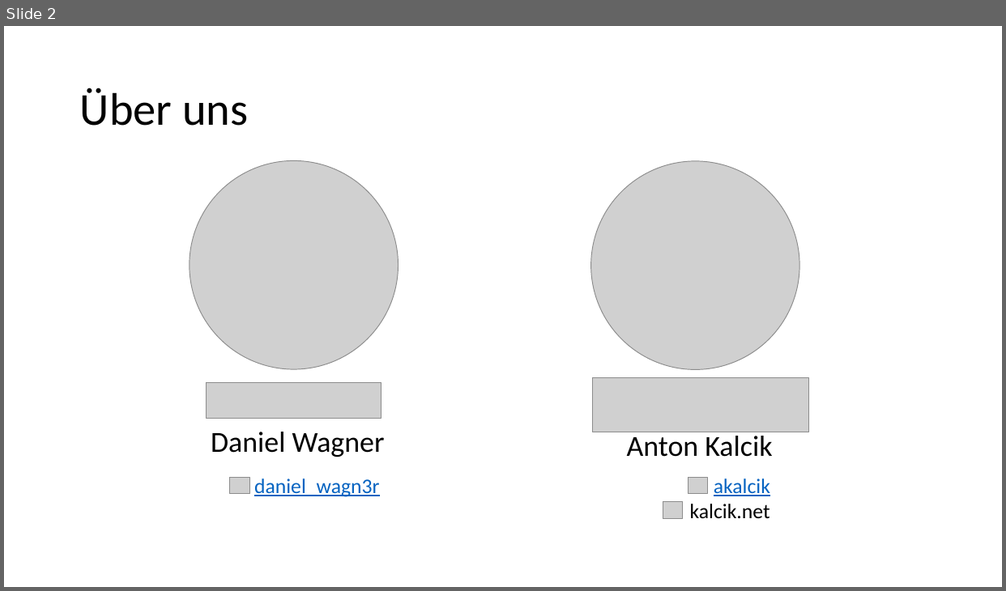
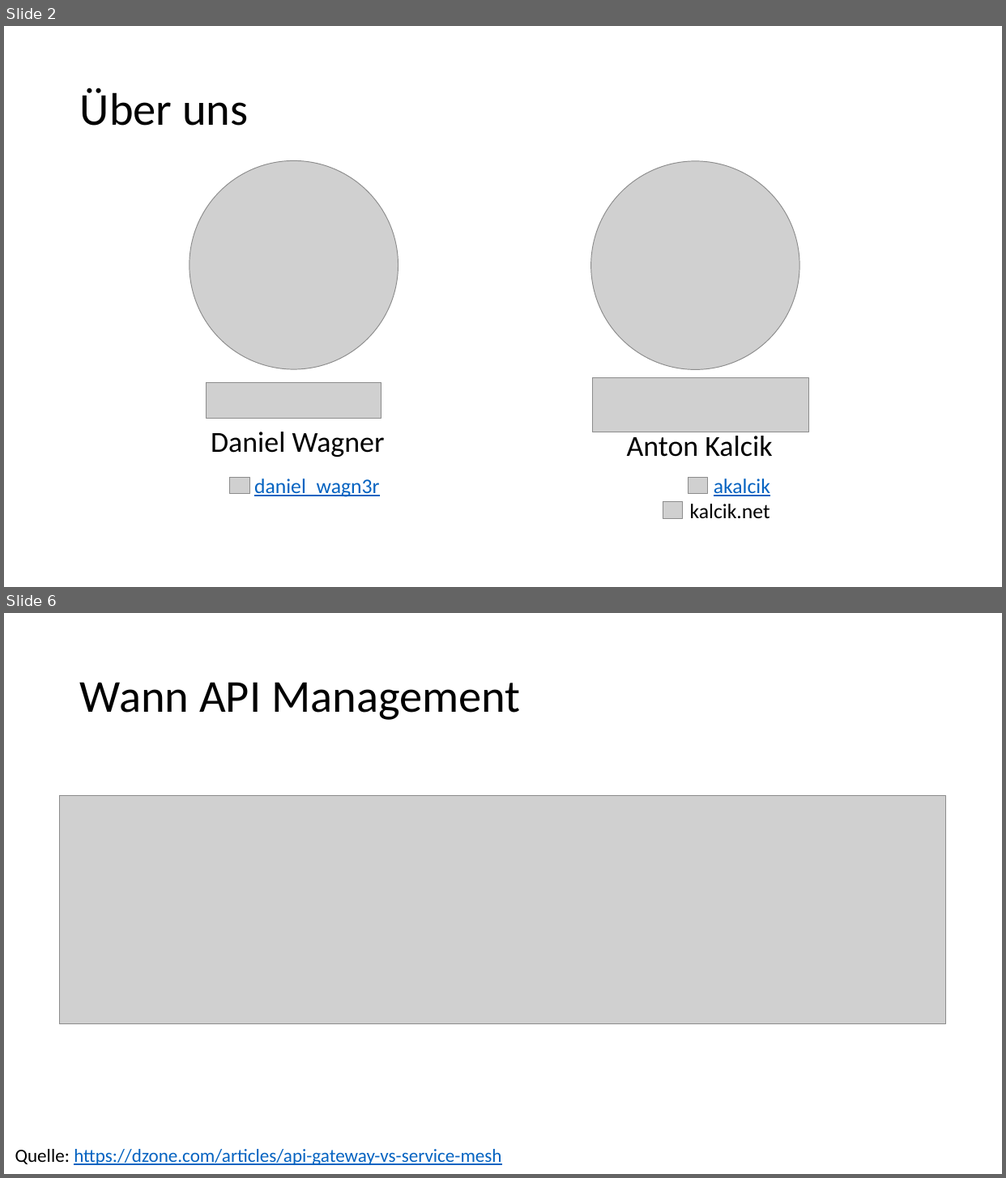
Before and after one commit to danielwagn3r/apimgmt-workshop, a slide deck: API Management.pptx. Shown one above the other, each under a label of ours: slide 2 before the commit, slides 2 and 6 after it; the slides between them are not shown. The pictures are 1006x591 and 1006x1178 pixels, drawn with LibreOffice and Linux fonts; fonts in the diff are those of the drawing; grey boxes stand for pictures. Boxes give left, top, right and bottom in pixels: in the first picture for what was removed or moved away, otherwise in the second. Text is boxed around its words. In the diff, an @@ line names an element or a change of style, - is before the commit and + after.

Commit message:
Update slides Add REST Http file with requests for Azure-Api-Management Add Swagger generated documentation

```diff
--- a/API Management.pptx
+++ b/API Management.pptx
@@ slide 6 added at (4, 613, 1002, 1174), background #FFFFFF @@
@@ title added at (80, 682, 520, 720), 44 pt, text #000000 @@
+Wann API Management
@@ picture added at (59, 796, 946, 1024) @@
@@ text added at (15, 1149, 501, 1165), 18 pt, text #0563C1, underline @@
+Quelle: https://dzone.com/articles/api-gateway-vs-service-mesh
```
Also in this commit, not shown: 3 slides changed, 5 other slides added, 1 slide removed, 2 other files.
